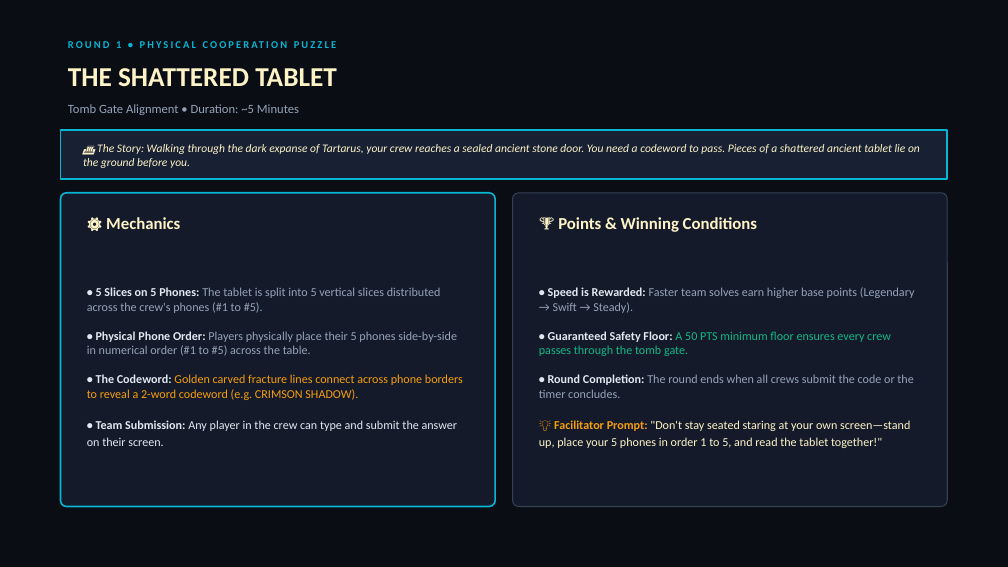
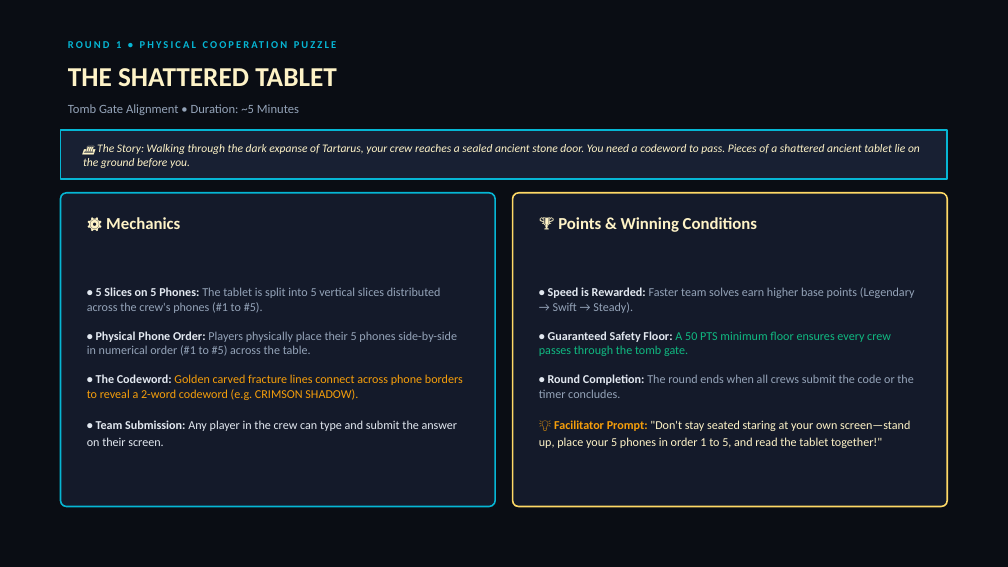
Before and after one commit to AdroMine/wcl_game, a slide deck: slide 2 of docs/presentation.pptx. Drawn at 1008x567 pixels with LibreOffice and Linux fonts; fonts in the diff are those of the drawing. Boxes give left, top, right and bottom in pixels: in the first picture for what was removed or moved away, otherwise in the second. Text is boxed around its words. In the diff, an @@ line names an element or a change of style, - is before the commit and + after.

```diff
--- a/docs/presentation.pptx
+++ b/docs/presentation.pptx
@@ rounded rectangle at (513, 193, 948, 507): outline #334155 1 pt to #FFD966 1.5 pt @@
```
Also in this commit, not shown: 3 other slides changed.
